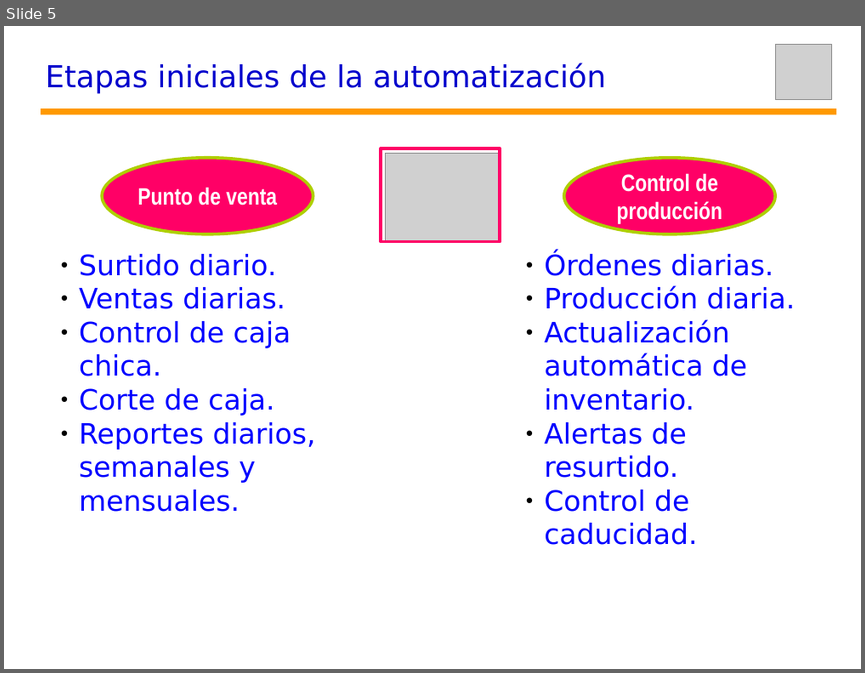
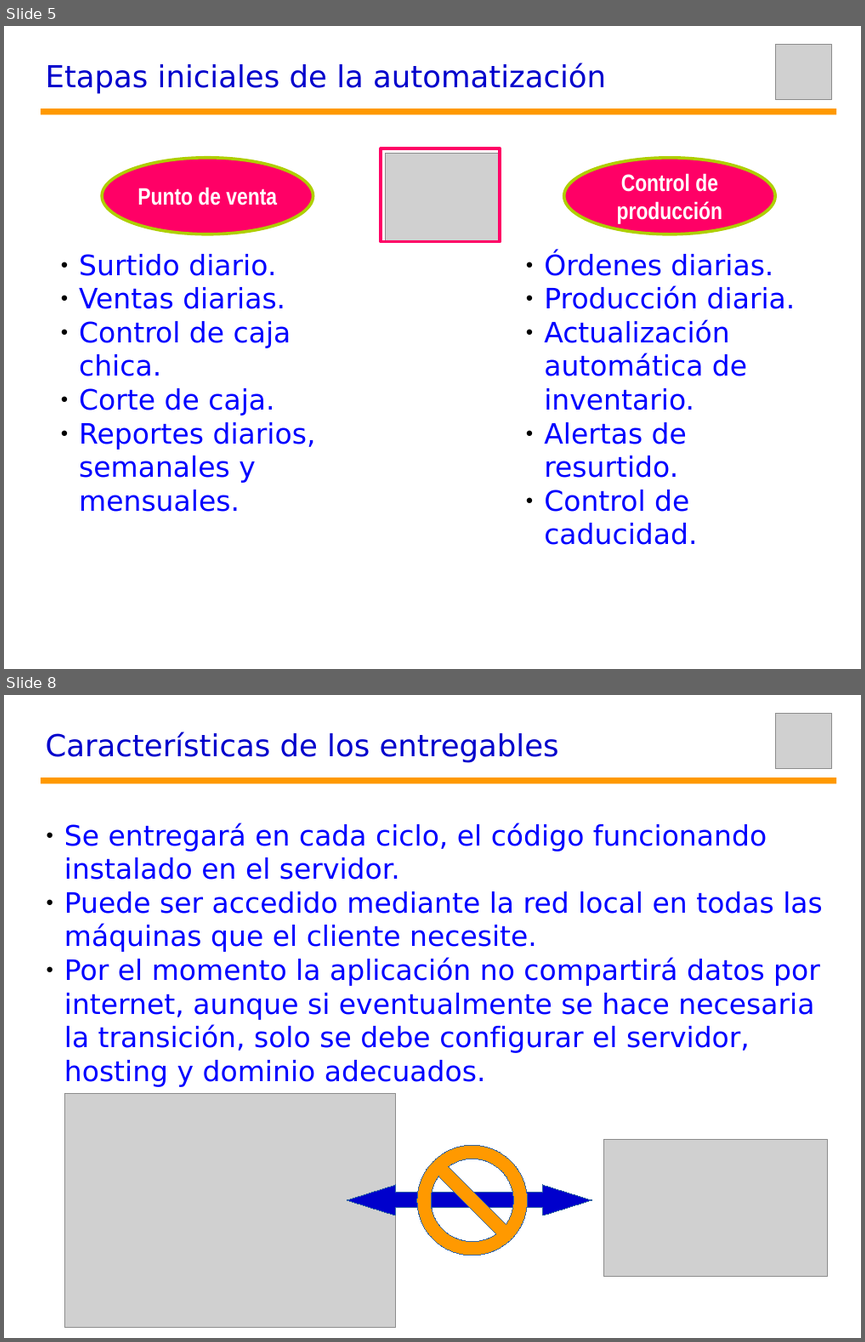
Before and after one commit to robertobarraza/Yaris, a slide deck: 0_ADM/Yaris_DCTO_PresentaciónModeloConceptual.odp. Shown one above the other, each under a label of ours: slide 5 before the commit, slides 5 and 8 after it; the slides between them are not shown. The pictures are 865x673 and 865x1342 pixels, drawn with LibreOffice and Linux fonts; fonts in the diff are those of the drawing; grey boxes stand for pictures. Boxes give left, top, right and bottom in pixels: in the first picture for what was removed or moved away, otherwise in the second. Text is boxed around its words. In the diff, an @@ line names an element or a change of style, - is before the commit and + after.

Commit message:
Actualización de la presentación final aceptada por el cliente

```diff
--- a/0_ADM/Yaris_DCTO_PresentaciónModeloConceptual.odp
+++ b/0_ADM/Yaris_DCTO_PresentaciónModeloConceptual.odp
@@ slide 8 added at (x1=4, y1=695, x2=861, y2=1338), background #FFFFFF @@
@@ picture added at (x1=775, y1=714, x2=831, y2=769) @@
@@ text added at (x1=46, y1=732, x2=559, y2=762), 28 pt, text #0000CC @@
+Características de los entregables
@@ line added from (41, 781) to (837, 781), #FF9900 5.67 pt @@
@@ text added at (x1=64, y1=823, x2=823, y2=1087), 26 pt, text #0000FF @@
+● Se entregará en cada ciclo, el código funcionando instalado en el servidor.
+● Puede ser accedido mediante la red local en todas las máquinas que el cliente necesite.
+● Por el momento la aplicación no compartirá datos por internet, aunque si eventualmente se hace necesaria la transición, solo se debe configurar el servidor, hosting y dominio adecuados.
@@ picture added at (x1=65, y1=1093, x2=396, y2=1327) @@
@@ no-entry sign added at (x1=417, y1=1145, x2=528, y2=1255), fill #FF9900, outline #3465A4 0 pt @@
@@ picture added at (x1=604, y1=1139, x2=828, y2=1276) @@
@@ left right arrow added at (x1=347, y1=1185, x2=592, y2=1215), fill #0000CC, outline #3465A4 0 pt @@
```
Also in this commit, not shown: 3 slides changed, 3 other slides added.
